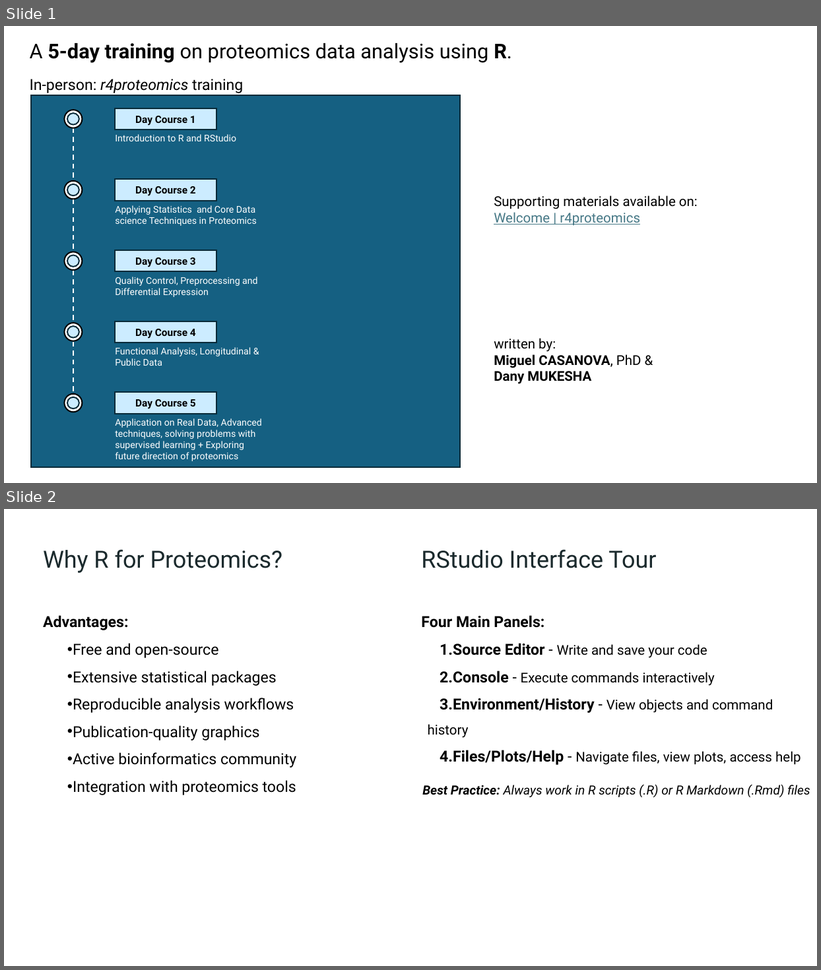
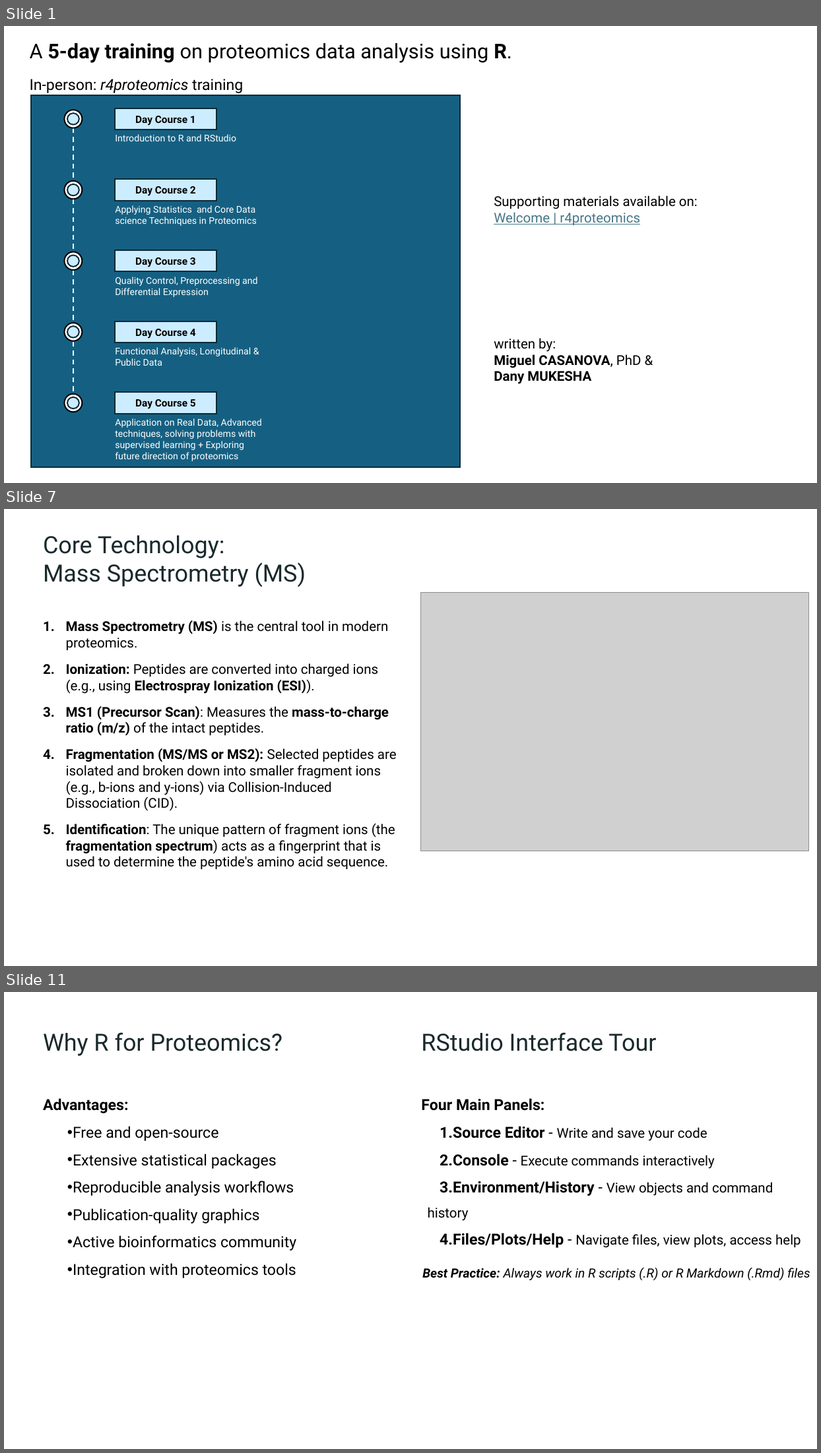
Before and after one commit to lodiag-holocron/r4proteomics, a slide deck: inst/r4proteomics_slides.pptx. Shown one above the other, each under a label of ours: slides 1 and 2 before the commit, slides 1, 7 and 11 after it; the slides between them are not shown. The pictures are 821x970 and 821x1453 pixels, drawn with LibreOffice and Linux fonts; fonts in the diff are those of the drawing; grey boxes stand for pictures. Boxes give left, top, right and bottom in pixels: in the first picture for what was removed or moved away, otherwise in the second. Text is boxed around its words. In the diff, an @@ line names an element or a change of style, - is before the commit and + after.

```diff
--- a/inst/r4proteomics_slides.pptx
+++ b/inst/r4proteomics_slides.pptx
@@ slide 7 added at box(4, 509, 817, 966), background #FFFFFF @@
@@ text added at box(43, 535, 306, 587), 28 pt, text #1A292C @@
+Core Technology:
+Mass Spectrometry (MS)
@@ picture added at box(420, 593, 809, 851) @@
@@ text added at box(66, 621, 397, 870), 16 pt, text #000000 @@
+1. Mass Spectrometry (MS) is the central tool in modern proteomics.
+2. Ionization: Peptides are converted into charged ions (e.g., using Electrospray Ionization (ESI)).
+3. MS1 (Precursor Scan): Measures the mass-to-charge ratio (m/z) of the intact peptides.
+4. Fragmentation (MS/MS or MS2): Selected peptides are isolated and broken down into smaller fragment ions (e.g., b-ions and y-ions) via Collision-Induced Dissociation (CID).
+5. Identification: The unique pattern of fragment ions (the fragmentation spectrum) acts as a fingerprint that is used to determine the peptide's amino acid sequence.
@@ what was slide 2 is now slide 11 @@
```
Also in this commit, not shown: 8 other slides added.
